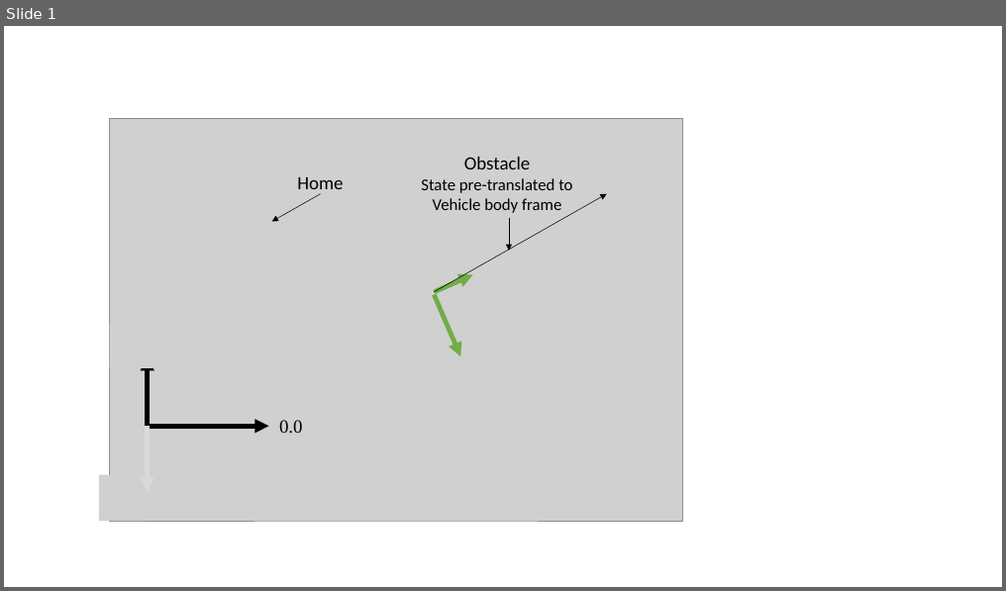
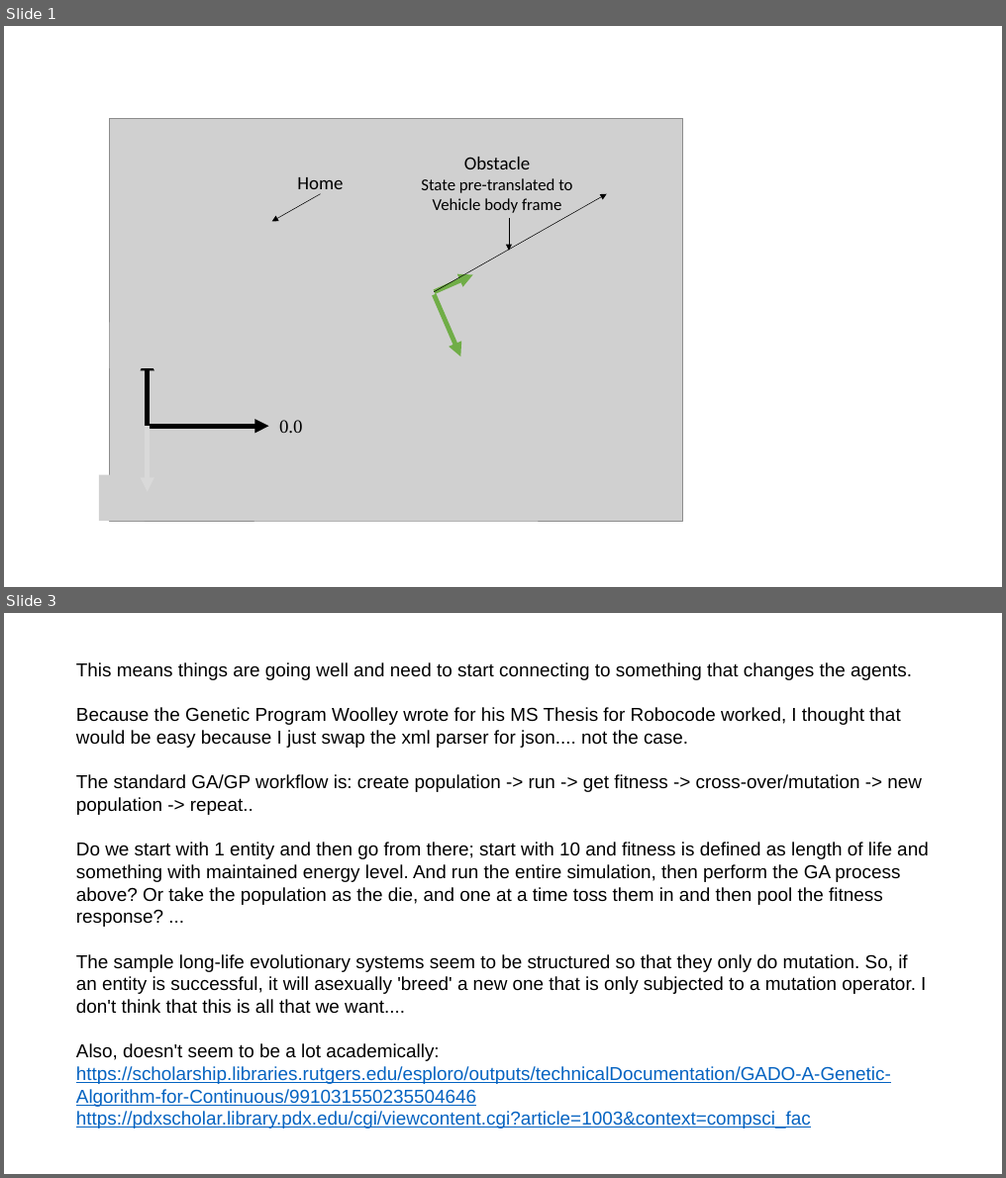
Before and after one commit to Skorpianking/EchoWorld, a slide deck: images/VehicleFrames.pptx. Shown one above the other, each under a label of ours: slide 1 before the commit, slides 1 and 3 after it; the slides between them are not shown. The pictures are 1006x591 and 1006x1178 pixels, drawn with LibreOffice and Linux fonts; fonts in the diff are those of the drawing; grey boxes stand for pictures. Boxes give left, top, right and bottom in pixels: in the first picture for what was removed or moved away, otherwise in the second. Text is boxed around its words. In the diff, an @@ line names an element or a change of style, - is before the commit and + after.

```diff
--- a/images/VehicleFrames.pptx
+++ b/images/VehicleFrames.pptx
@@ slide 3 added at box(4, 613, 1002, 1174), background #FFFFFF @@
@@ text added at box(76, 663, 929, 1129), 18 pt, text #000000 @@
+This means things are going well and need to start connecting to something that changes the agents.
+Because the Genetic Program Woolley wrote for his MS Thesis for Robocode worked, I thought that would be easy because I just swap the xml parser for json.... not the case.
+The standard GA/GP workflow is: create population -> run -> get fitness -> cross-over/mutation -> new population -> repeat..
+Do we start with 1 entity and then go from there; start with 10 and fitness is defined as length of life and something with maintained energy level. And run the entire simulation, then perform the GA process above? Or take the population as the die, and one at a time toss them in and then pool the fitness response? ...
+The sample long-life evolutionary systems seem to be structured so that they only do mutation. So, if an entity is successful, it will asexually 'breed' a new one that is only subjected to a mutation operator. I don't think that this is all that we want....
+Also, doesn't seem to be a lot academically:
+https://scholarship.libraries.rutgers.edu/esploro/outputs/technicalDocumentation/GADO-A-Genetic-Algorithm-for-Continuous/991031550235504646
+https://pdxscholar.library.pdx.edu/cgi/viewcontent.cgi?article=1003&context=compsci_fac
```
Also in this commit, not shown: 3 other slides added, 17 other files.
